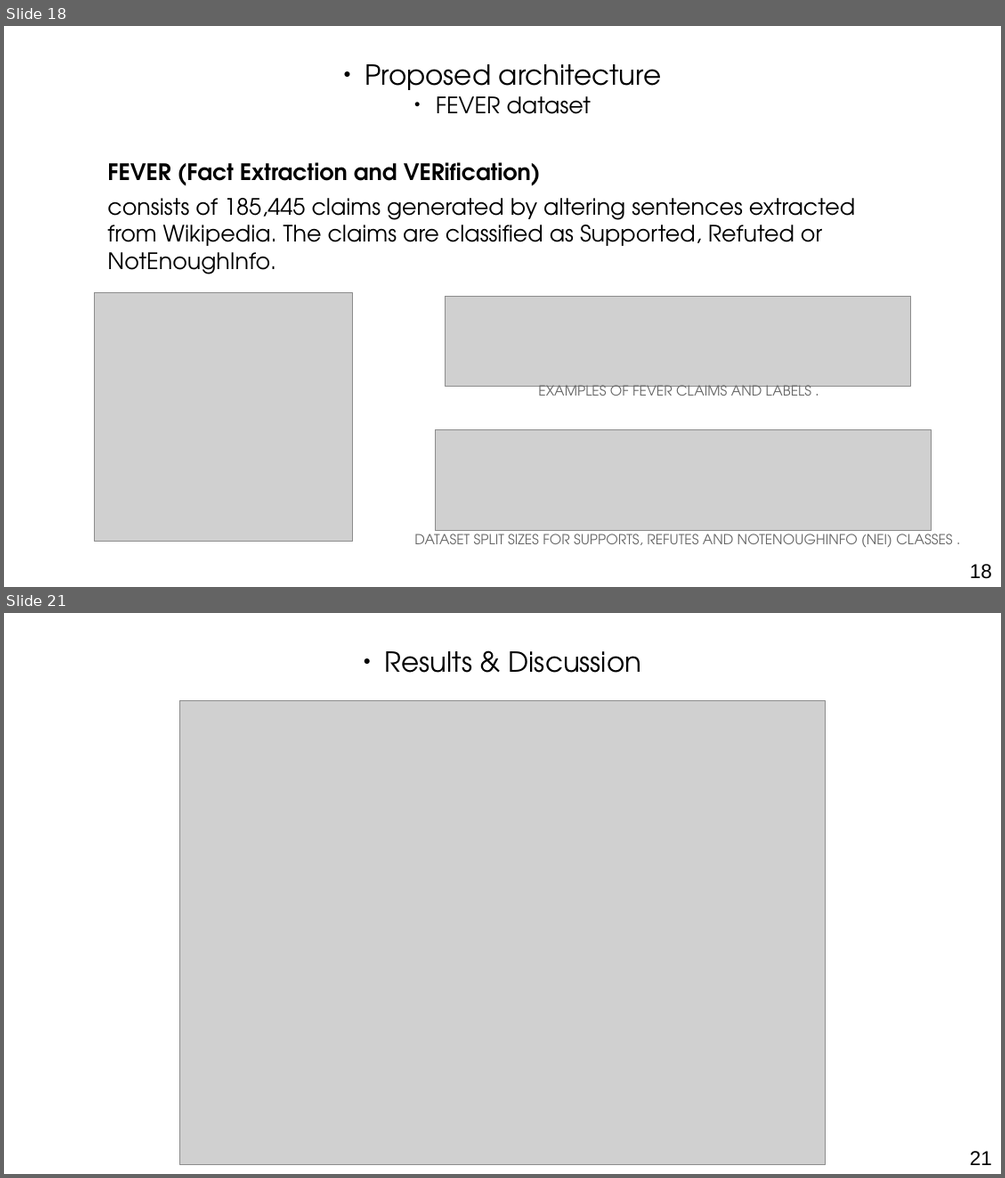
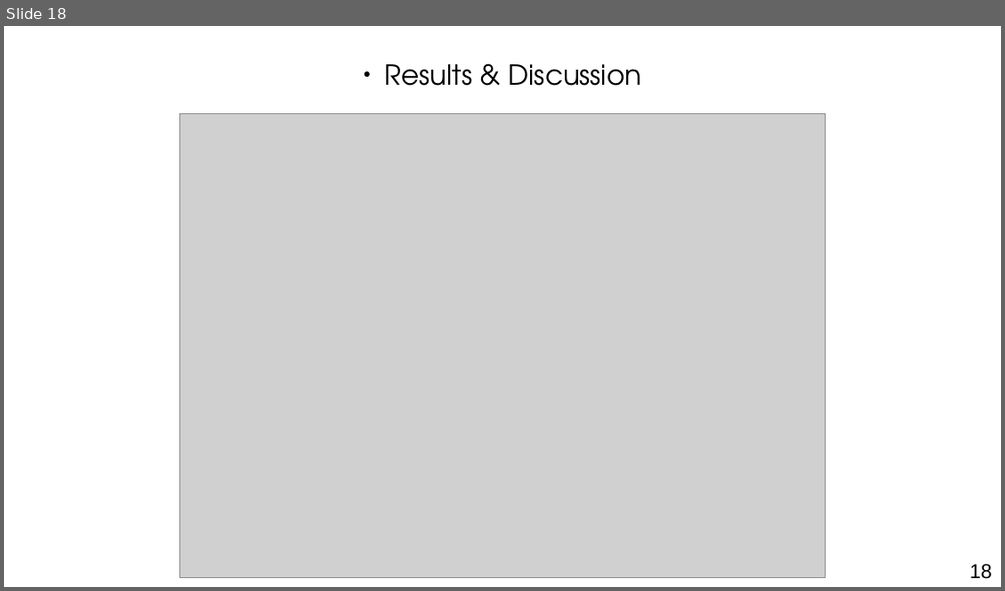
Before and after one commit to othmanelhoufi/LM-for-FactChecking, a slide deck: presentation/NLP_fact_checking.odp. Shown one above the other, each under a label of ours: slides 18 and 21 before the commit, slide 18 after it; the slides between them are not shown. The pictures are 1005x1178 and 1005x591 pixels, drawn with LibreOffice and Linux fonts; fonts in the diff are those of the drawing; grey boxes stand for pictures. Boxes give left, top, right and bottom in pixels: in the first picture for what was removed or moved away, otherwise in the second. Text is boxed around its words. In the diff, an @@ line names an element or a change of style, - is before the commit and + after.

```diff
--- a/presentation/NLP_fact_checking.odp
+++ b/presentation/NLP_fact_checking.odp
@@ slide 18 removed at bbox=[4, 26, 1001, 587], background #FFFFFF @@
@@ text removed at bbox=[364, 64, 662, 114] @@
-● Proposed architecture
-● FEVER dataset
@@ text removed at bbox=[107, 162, 855, 274] @@
-FEVER (Fact Extraction and VERification)
-consists of 185,445 claims generated by altering sentences extracted from Wikipedia. The claims are classified as Supported, Refuted or NotEnoughInfo.
@@ picture removed at bbox=[95, 292, 352, 541] @@
@@ picture removed at bbox=[445, 296, 911, 386] @@
@@ text removed at bbox=[538, 381, 811, 395] @@
-EXAMPLES OF FEVER CLAIMS AND LABELS .
@@ picture removed at bbox=[436, 429, 931, 531] @@
@@ text removed at bbox=[414, 530, 952, 547] @@
-DATASET SPLIT SIZES FOR SUPPORTS, REFUTES AND NOTENOUGHINFO (NEI) CLASSES .
@@ page number removed at bbox=[970, 564, 992, 579] @@
-18
@@ what was slide 21 is now slide 18 @@
@@ page number at bbox=[970, 564, 992, 579]: text changed @@
-21
+18
```
Also in this commit, not shown: 2 slides changed, 1 slide added, 6 other slides removed, 1 other file.
